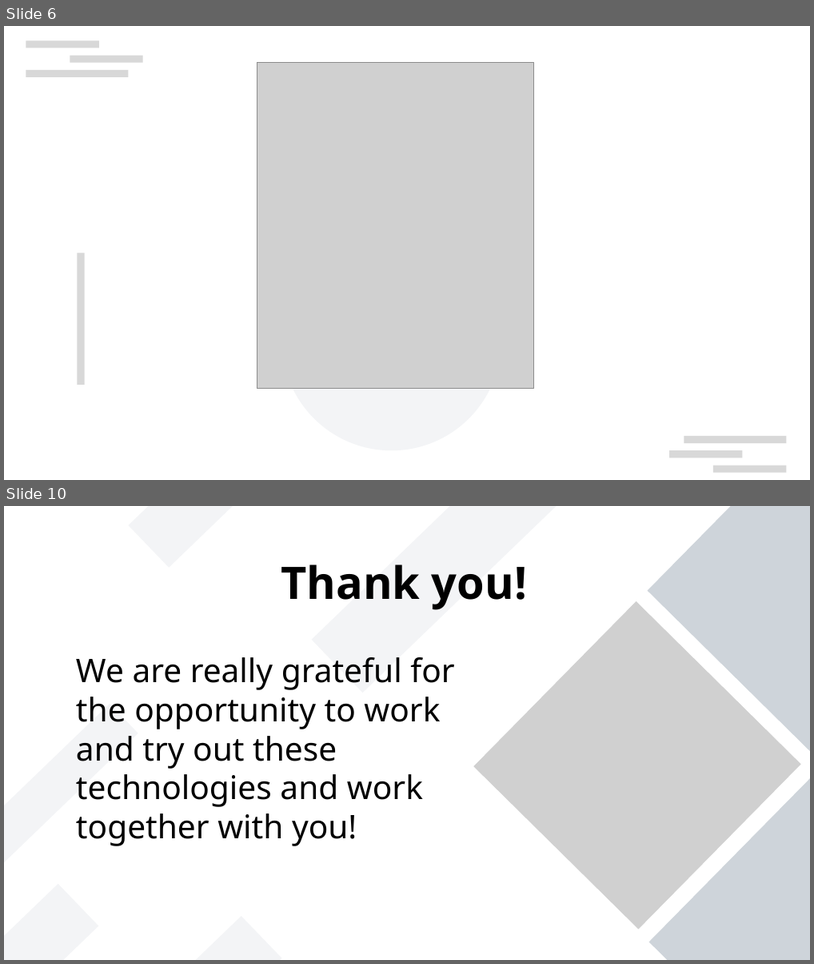
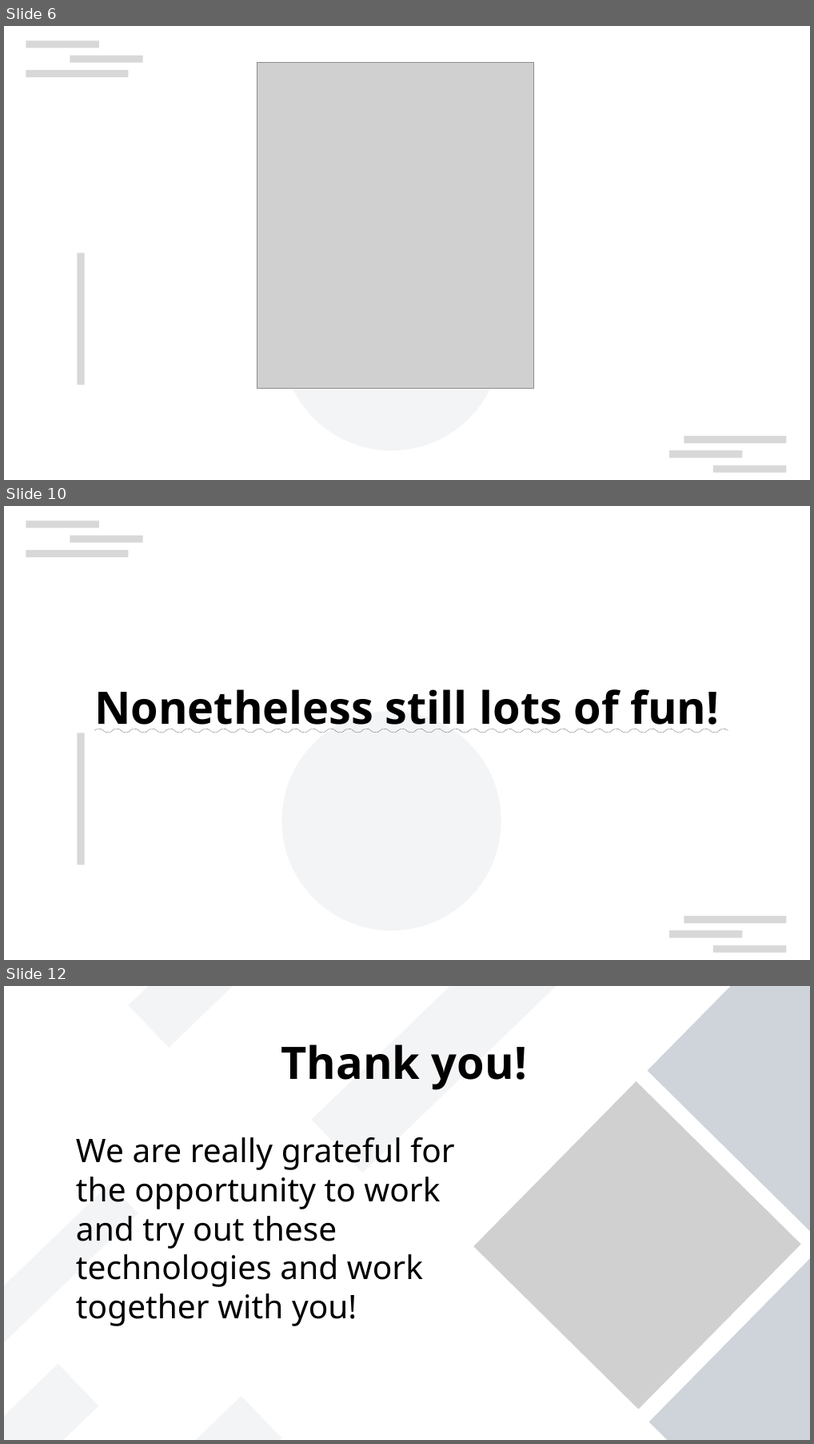
Before and after one commit to devLeitner/384.068-infineon, a slide deck: report/presentation.odp. Shown one above the other, each under a label of ours: slides 6 and 10 before the commit, slides 6, 10 and 12 after it; the slides between them are not shown. The pictures are 814x964 and 814x1444 pixels, drawn with LibreOffice and Linux fonts; fonts in the diff are those of the drawing; grey boxes stand for pictures; background and template pictures are left out. Boxes give left, top, right and bottom in pixels: in the first picture for what was removed or moved away, otherwise in the second. Text is boxed around its words. In the diff, an @@ line names an element or a change of style, - is before the commit and + after.

```diff
--- a/report/presentation.odp
+++ b/report/presentation.odp
@@ slide 10 added at (4, 506, 810, 960), background #FFFFFF; not listed: 8 template elements that a slide beside it also shows @@
@@ title added at (94, 689, 719, 732), 44 pt, text #000000, bold, underline @@
+Nonetheless still lots of fun!
@@ what was slide 10 is now slide 12 @@
```
Also in this commit, not shown: 2 slides changed, 4 other slides added, 3 slides removed, 1 other file.
